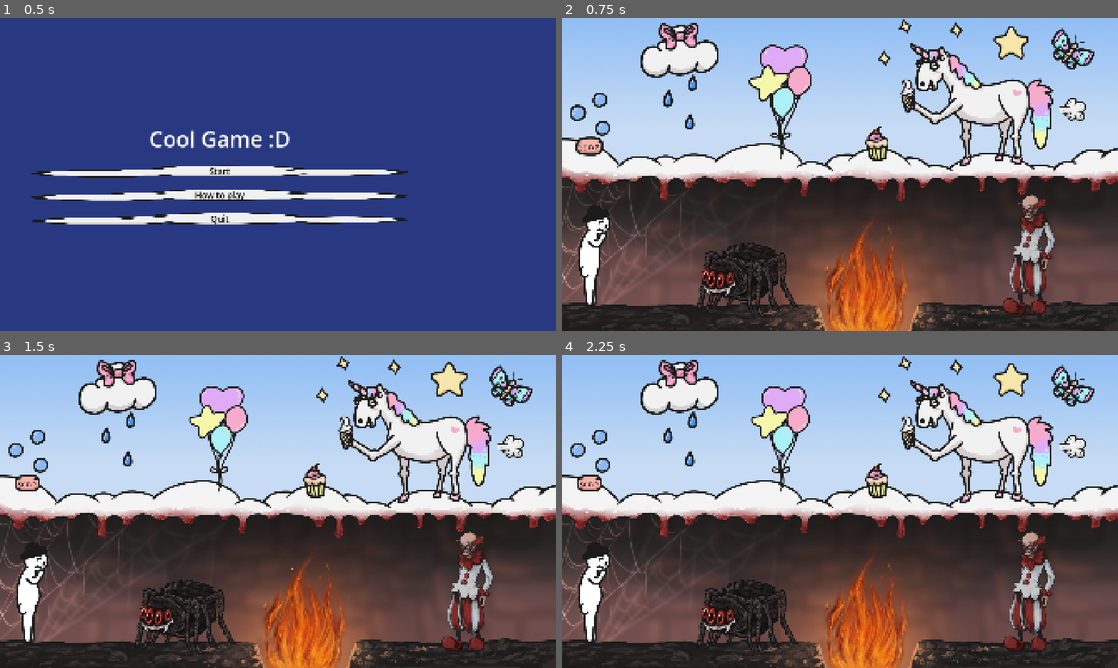
Above: before the commit, frames 1-4 (two rows, left to right).
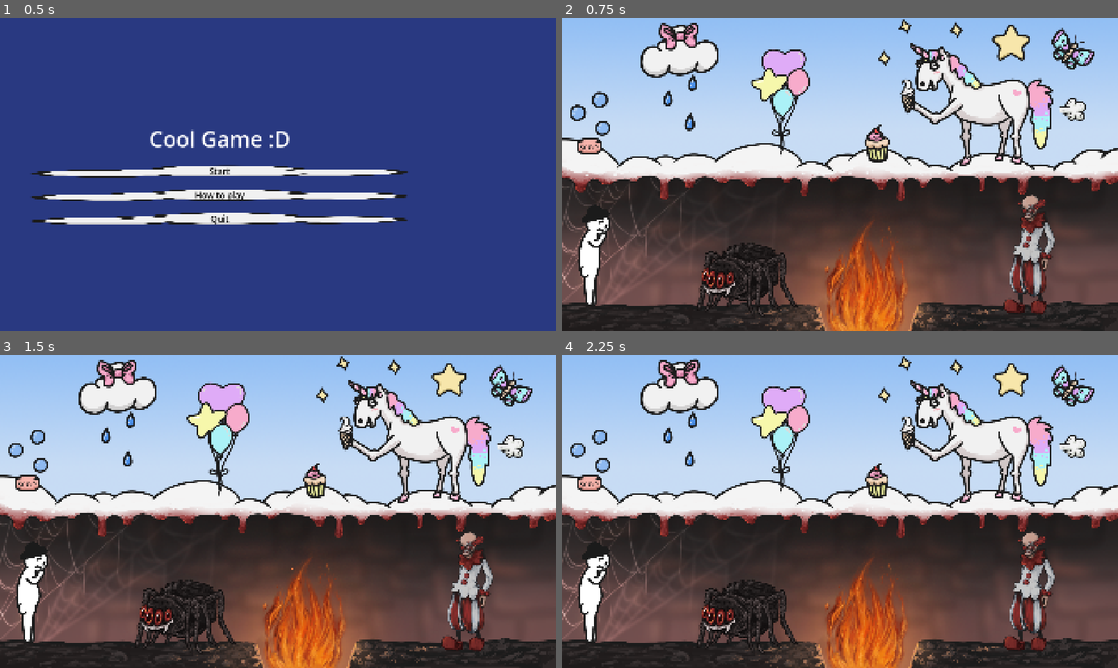
Above: after the commit, the same moments.

Repository: myryk31415/bimm-game-jam
Game: Godot game, scene res://scenes/main_menu.tscn
Same seed, same stepped clock (60 frames per second), same inputs: the game is played once before the commit and once after it. The engine's default icon, where the game draws it, is replaced by a stand-in: a white triangle on a blue panel in a dark square. Sound files missing from this copy of the repository are replaced by a short silence.
Inputs (mouse positions are in pixels of both pictures, inside the frame that each line leads up to):
- Up to frame 1 (0.5 s): no input
- Up to frame 2 (0.75 s): click "Start" at 0.5 s
- Up to frame 3 (1.5 s): tap Enter (ui_accept) at 1.25 s; drag from (183, 617) to (417, 442) at 1.27 s
- Up to frame 4 (2.25 s): drag from (979, 442) to (745, 617) at 2.02 s

Frame 1 is identical in both runs. In frame 2, 1.6% of the frame differs, in the area x 1-85%, y 2-95%; in frame 3, 1.0%; in frame 4, 0.2%.

Commit message:
fix ordering
Signed-off-by: Paul Adam <adamp@posteo.de>

Diff:
--- a/scenes/level_1.tscn
+++ b/scenes/level_1.tscn
@@ -59,18 +59,6 @@
 [node name="Level1" type="Node2D" unique_id=444509381]
 script = ExtResource("1_rus8k")
 
-[node name="Background" type="CanvasLayer" parent="." unique_id=1147377621]
-layer = -1
-visible = false
-
-[node name="ColorRect" type="ColorRect" parent="Background" unique_id=164672432]
-anchors_preset = 15
-anchor_right = 1.0
-anchor_bottom = 1.0
-grow_horizontal = 2
-grow_vertical = 2
-color = Color(1, 0.15686275, 1, 1)
-
 [node name="Sprite2D" type="Sprite2D" parent="." unique_id=1179163203]
 position = Vector2(959.2, 539)
 texture = ExtResource("2_pa8r4")
@@ -126,8 +114,14 @@
 [node name="AudioStreamPlayer2" type="AudioStreamPlayer" parent="Fire" unique_id=15046184]
 stream = ExtResource("36_0bysi")
 
+[node name="Shoe" parent="." unique_id=240120927 instance=ExtResource("8_15mv3")]
+position = Vector2(1562, 994)
+draggable = true
+interact_with = Array[String](["cute_spider"])
+texture = ExtResource("51_75ls7")
+sounds = Array[AudioStream]([ExtResource("29_qb2q0"), ExtResource("30_x3eym"), ExtResource("52_qb2q0"), ExtResource("53_x3eym"), ExtResource("54_ffvxj"), ExtResource("55_yfehg"), ExtResource("16_wbtxt")])
+
 [node name="Player" parent="." unique_id=1278691344 instance=ExtResource("2_rus8k")]
-z_index = 1
 position = Vector2(108, 820)
 
 [node name="IceCream" parent="." unique_id=1547382436 instance=ExtResource("8_15mv3")]
@@ -240,13 +234,7 @@
 interact_with = Array[String](["Fire"])
 texture = ExtResource("50_3x5jj")
 
-[node name="Shoe" parent="." unique_id=240120927 instance=ExtResource("8_15mv3")]
-position = Vector2(1562, 994)
-draggable = true
-interact_with = Array[String](["cute_spider"])
-texture = ExtResource("51_75ls7")
-sounds = Array[AudioStream]([ExtResource("29_qb2q0"), ExtResource("30_x3eym"), ExtResource("52_qb2q0"), ExtResource("53_x3eym"), ExtResource("54_ffvxj"), ExtResource("55_yfehg"), ExtResource("16_wbtxt")])
-
+[connection signal="interaction" from="Shoe" to="." method="_on_shoe_interaction"]
 [connection signal="died" from="Player" to="." method="_on_player_died"]
 [connection signal="end_level" from="Player" to="." method="_on_player_end_level"]
 [connection signal="interaction" from="IceCream" to="." method="_on_ice_cream_interaction"]
@@ -259,4 +247,3 @@
 [connection signal="interaction" from="WaterDrop3" to="." method="_on_water_drop_interaction"]
 [connection signal="interaction" from="Balloons" to="." method="_on_balloons_interaction"]
 [connection signal="interaction" from="Star" to="." method="_on_star_interaction"]
-[connection signal="interaction" from="Shoe" to="." method="_on_shoe_interaction"]
--- a/scripts/level_1.gd
+++ b/scripts/level_1.gd
@@ -114,6 +114,7 @@
 	ClownBalloon.name = "ClownBalloon"
 	ClownBalloon.global_position = with.global_position
 	add_child(ClownBalloon)
+	move_child(ClownBalloon, 1)
 	from.queue_free()
 	with.queue_free()
 
@@ -123,6 +124,7 @@
 	var ClownNoScary = make_item("res://assets/ElinAssets/ClownNoScary.png", false, [], [], false)
 	ClownNoScary.global_position = with.global_position
 	add_child(ClownNoScary)
+	move_child(ClownNoScary, 1)
 	from.queue_free()
 	with.queue_free()
 
@@ -133,5 +135,6 @@
 	var CuteSpiderMush = make_item("res://assets/ElinAssets/CuteSpiderMush.png")
 	CuteSpiderMush.global_position = with.global_position
 	add_child(CuteSpiderMush)
+	move_child(CuteSpiderMush, 1)
 	from.queue_free()
 	with.queue_free()
